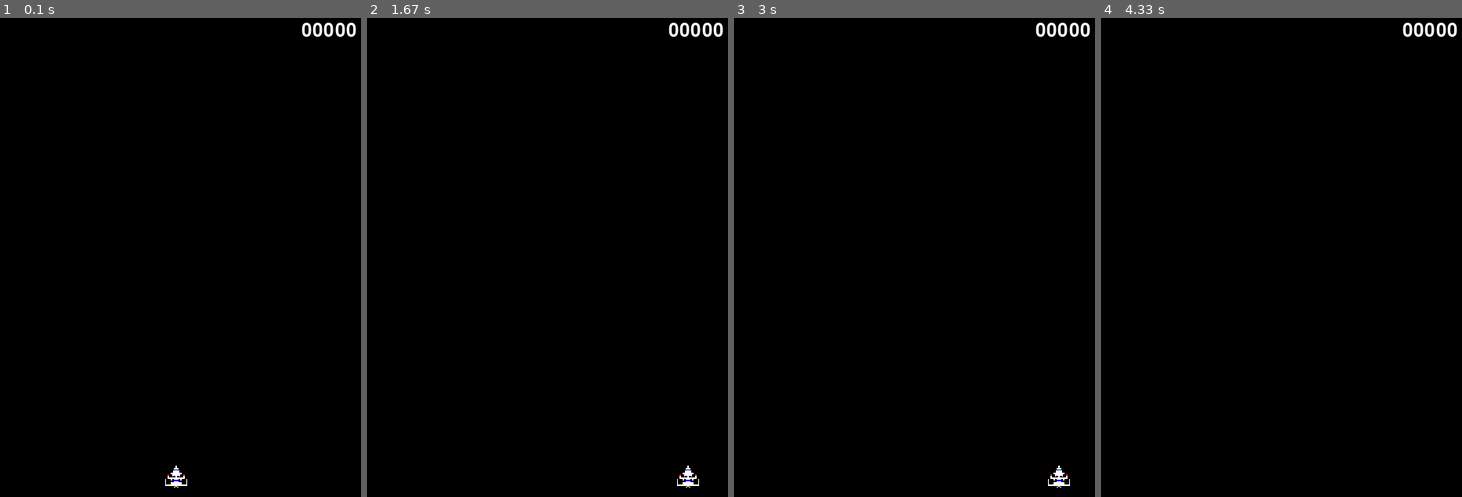
Above: before the commit, frames 1-4 (left to right).
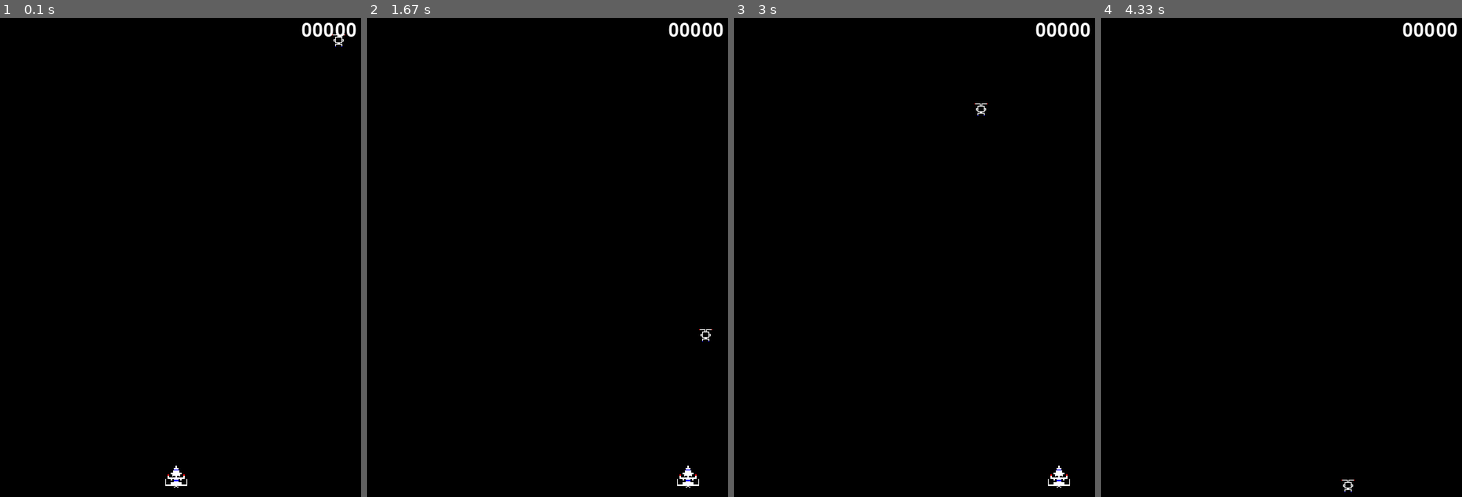
Above: after the commit, the same moments.

Repository: GobbieStyle/ice.programming.pygame
Game: pygame game, started from pygameMission20-3.py
Two runs of this game, one before a commit and one after it. Both use one fixed random seed, a clock stepped at 60 frames per second and the inputs below.
Inputs:
- Up to frame 1 (0.1 s): no input
- Up to frame 2 (1.67 s): hold Right 0.33-0.8 s; hold Right 0.83-1.3 s; hold Left from 1.33 s (still down)
- Up to frame 3 (3 s): release Left at 1.87 s; hold Left 1.9-2.3 s; hold Right 2.33-2.97 s
- Up to frame 4 (4.33 s): hold Left 3-3.47 s; hold Right 3.5-3.97 s; hold Right from 4 s (still down)

The runs differ from the first frame. In frame 1, less than 0.1% of the frame differs, in the area x 91-96%, y 3-7%; in frame 2, less than 0.1%, in the area x 91-96%, y 64-68%; in frame 3, less than 0.1%; in frame 4, less than 0.1%.

Commit message:
Upload Source Code: pygameMission20-3

Diff:
--- a/pygameMission20-3.py
+++ b/pygameMission20-3.py
@@ -1,5 +1,6 @@
 import sys
 import pygame
+import random
 from pygame.locals import QUIT, Rect, KEYUP, KEYDOWN, K_LEFT, K_RIGHT
 
 pygame.init()
@@ -28,6 +29,28 @@
     def draw(self):
         SCREEN.blit(self.image, Rect(self.x, self.y, self.width, self.height))
 
+class Enemy:
+    def __init__(self):
+        self.image = pygame.image.load("enemy.png")
+        self.width = 30
+        self.height = 30
+        self.x = random.randrange(0, SCREEN_WIDTH - self.width)
+        self.y = 0
+        self.speed = 4
+
+    def draw(self):
+        SCREEN.blit(self.image, Rect(self.x, self.y, self.width, self.height))
+
+    def move(self):
+        self.y += self.speed
+        if self.y > SCREEN_HEIGHT:
+            self.move_init()
+
+    def move_init(self):
+        self.x = random.randrange(0, SCREEN_WIDTH - self.width)
+        self.y = 0
+        self.speed += 2
+
 def key_event(keymap, ship):
     for event in pygame.event.get():
         if event.type == QUIT:
@@ -48,6 +71,7 @@
 
 def main():
     ship = Ship()
+    enemy = Enemy()
     keymap = []
 
     score = 0
@@ -57,6 +81,8 @@
         SCREEN.fill(BLACK)
 
         ship.draw()
+        enemy.draw()
+        enemy.move()
 
         key_event(keymap, ship)
 
